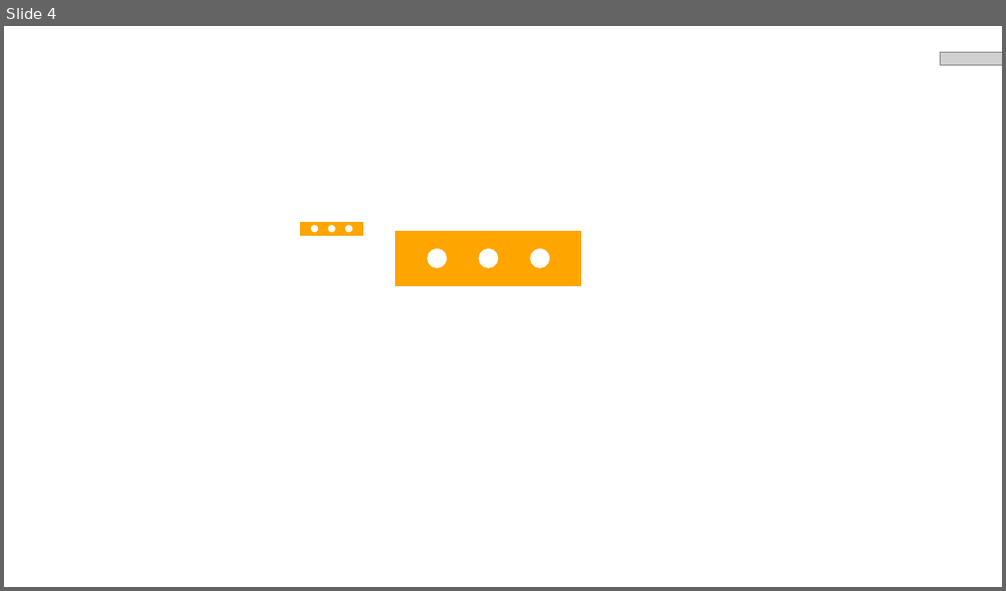
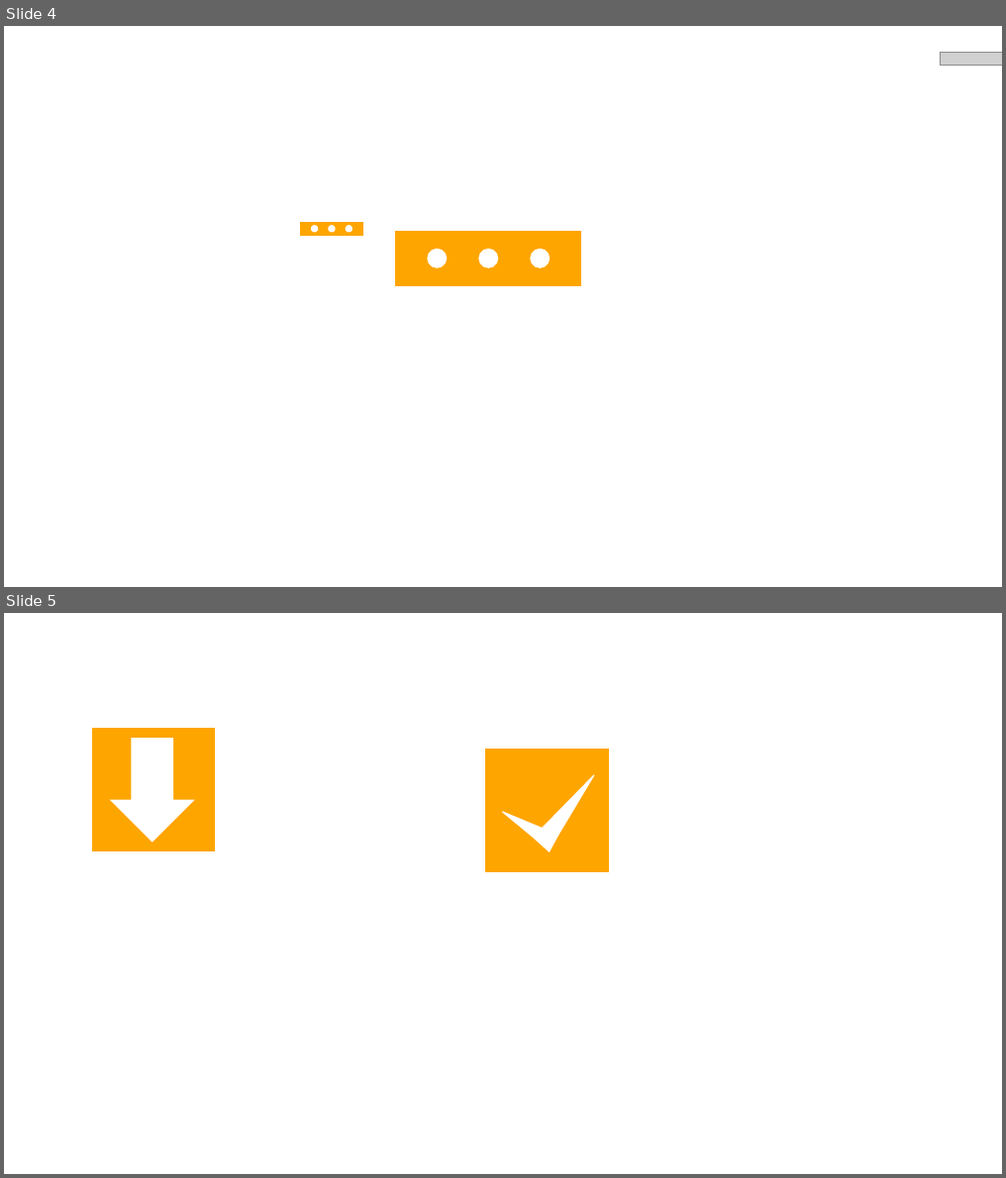
Before and after one commit to nicolasmf/The-Kitchen-Project, a slide deck: docs/icons.pptx. Shown one above the other, each under a label of ours: slide 4 before the commit, slides 4 and 5 after it. The pictures are 1006x591 and 1006x1178 pixels, drawn with LibreOffice and Linux fonts; fonts in the diff are those of the drawing; grey boxes stand for pictures. Boxes give left, top, right and bottom in pixels: in the first picture for what was removed or moved away, otherwise in the second. Text is boxed around its words. In the diff, an @@ line names an element or a change of style, - is before the commit and + after.

```diff
--- a/docs/icons.pptx
+++ b/docs/icons.pptx
@@ slide 5 added at (4, 613, 1002, 1174), background #FFFFFF @@
@@ rectangle added at (91, 728, 216, 853), fill #FFA500, outline #FFFFFF 1 pt @@
@@ down arrow added at (110, 738, 195, 843), fill #FFFFFF @@
@@ group added at (484, 749, 610, 873): 3 triangles, 1 rectangle @@
```
Also in this commit, not shown: 2 other slides added, 1 slide removed, 9 other files.
